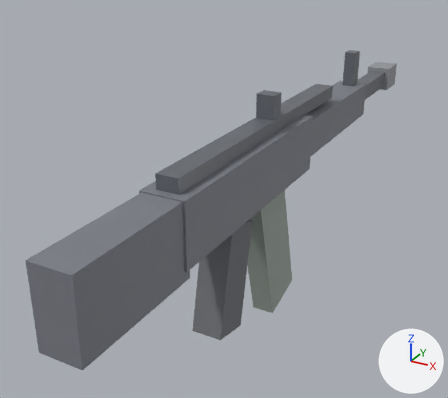
The glTF model assets/weapons/rifle.glb: old version first, new version second.
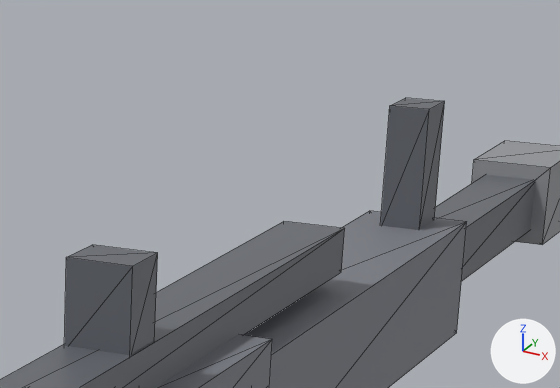
Each version is shown whole from a 50 mm camera at (0.309, -0.571, 0.369) aimed at (-0.079, 0.135, 0.016), then close up on the part from 53% to 87% of the width and 6% to 33% of the height. The axes (+X, +Y, +Z) are drawn at lower right. The lights are the same throughout. The last two pictures show the newer version. The close-ups show mesh edges as thin lines. Where no turn or scale is listed for an object, it has been applied to the vertices.

In view in the first close-up: 'barrel', 'front_sight', 'handguard', 'muzzle_brake', 'rear_sight', 'receiver', 'top_rail'.
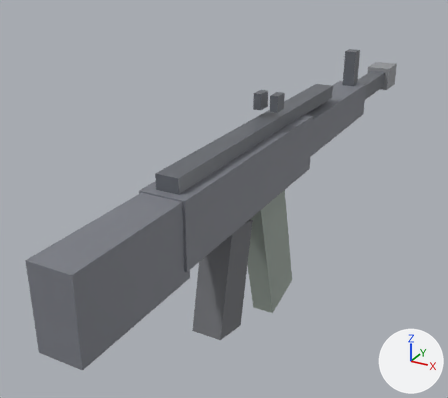
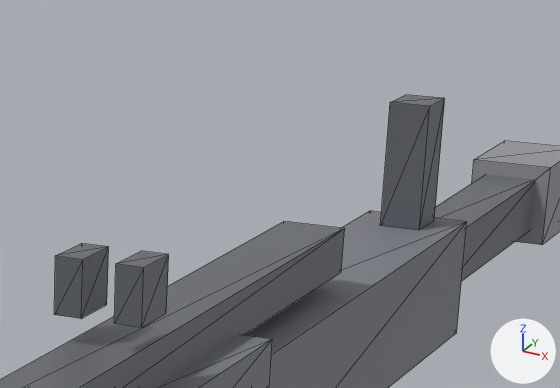
Changed parts and their boxes (x1, y1, x2, y2) in the close-ups (560 x 388 px):
'rear_sight', moved, rescaled (41% narrower, 31% shorter): before (64, 245, 158, 355); after (54, 243, 109, 319)
'front_sight', moved: before (380, 98, 445, 230); after (380, 95, 445, 230)
'rear_sight_right', added: after (114, 251, 169, 327)

The change, as a list of edits to the scene's bpy script:
```text
Change ob_front_sight:
    ob_front_sight.location: (0.0, 0.425, 0.155) -> (0.0, 0.425, 0.1565)
Change ob_rear_sight:
    ob_rear_sight.location: (0.0, 0.105, 0.168) -> (-0.011, 0.105, 0.174)
    ob_rear_sight.scale: (0.024, 0.02, 0.032) -> (0.01, 0.02, 0.02)
Add ob_rear_sight_right:
    ob_rear_sight_right = bpy.data.objects.new('rear_sight_right', me_mesh_mat_gun_steel)
    ob_rear_sight_right.location = (0.011, 0.105, 0.174)
    ob_rear_sight_right.scale = (0.01, 0.02, 0.02)
```
